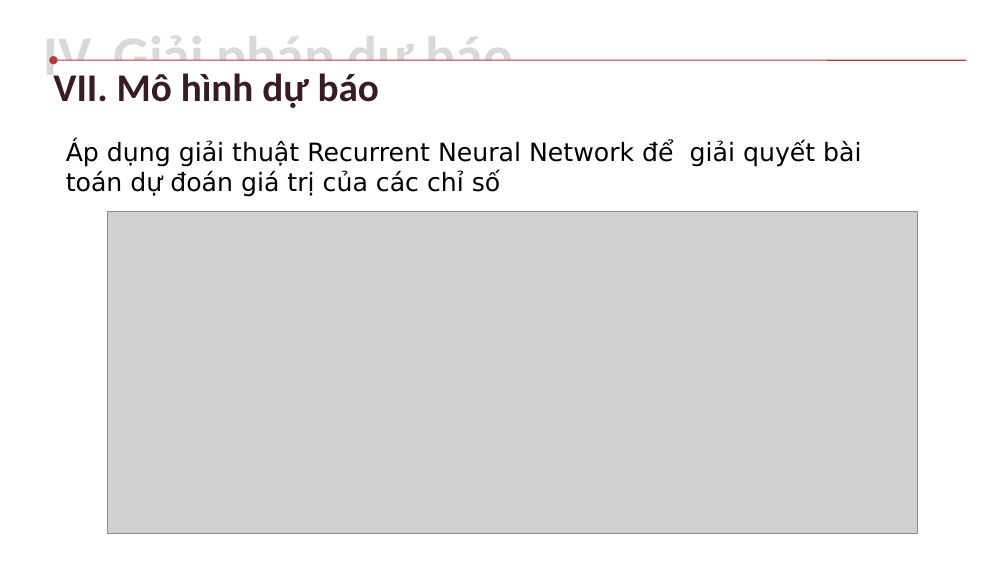
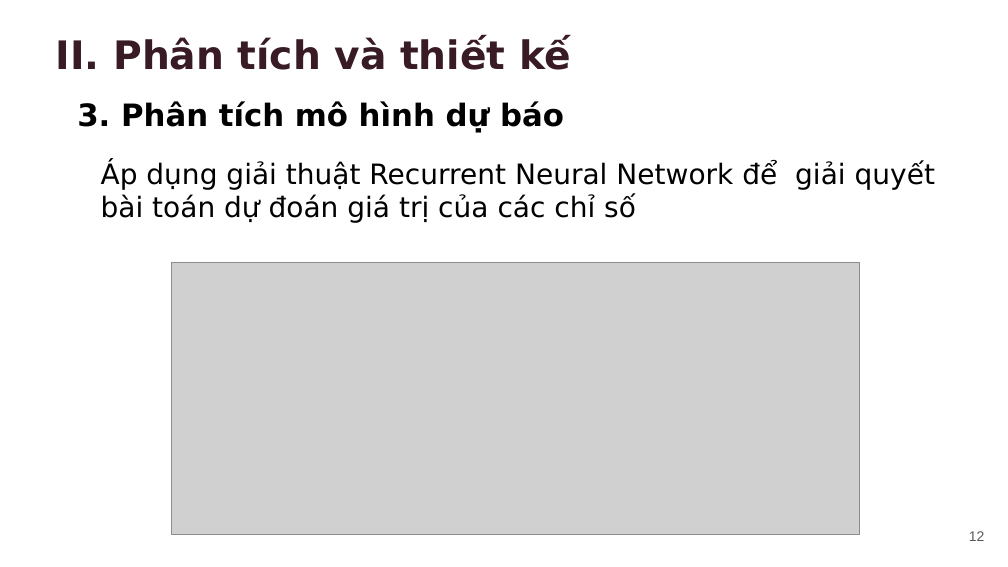
Before and after one commit to huynhnguyenv2/luanvan2019, a slide deck: slide 12 of Presentation.pptx (slide 13 before the commit). Drawn at 1008x567 pixels with LibreOffice and Linux fonts; fonts in the diff are those of the drawing; grey boxes stand for pictures; background and template pictures are left out. Boxes give left, top, right and bottom in pixels: in the first picture for what was removed or moved away, otherwise in the second. Text is boxed around its words. In the diff, an @@ line names an element or a change of style, - is before the commit and + after.

```diff
--- a/Presentation.pptx
+++ b/Presentation.pptx
@@ text removed at (43, 56, 514, 89) @@
-IV. Giải pháp dự báo
@@ text added at (56, 37, 572, 70), 28 pt, text #381B25, bold @@
+II. Phân tích và thiết kế
@@ arrow removed from (967, 60) to (53, 60) @@
@@ text at (77, 101, 564, 133): text changed; size 28 to 22 pt; font Calibri to DejaVu Sans; text colour #381B25 to #000000 @@
-VII. Mô hình dự báo
+3. Phân tích mô hình dự báo
@@ text "Áp dụng giải thuật Recurrent ...": place and size @@
-text "Áp dụng giải thuật Recurrent ..." at (66, 140, 861, 197)
+text "Áp dụng giải thuật Recurrent ..." at (101, 161, 935, 223)
@@ text "Áp dụng giải thuật Recurrent ..." at (101, 161, 935, 223): size 18 to 20 pt @@
@@ picture: place and size @@
-picture at (108, 212, 917, 533)
+picture at (171, 262, 860, 534)
@@ page number added at (969, 531, 985, 541), 10 pt, text #595959 @@
+12
```
Also in this commit, not shown: 11 other slides changed, 11 slides added, 9 slides removed, 12 other files.
